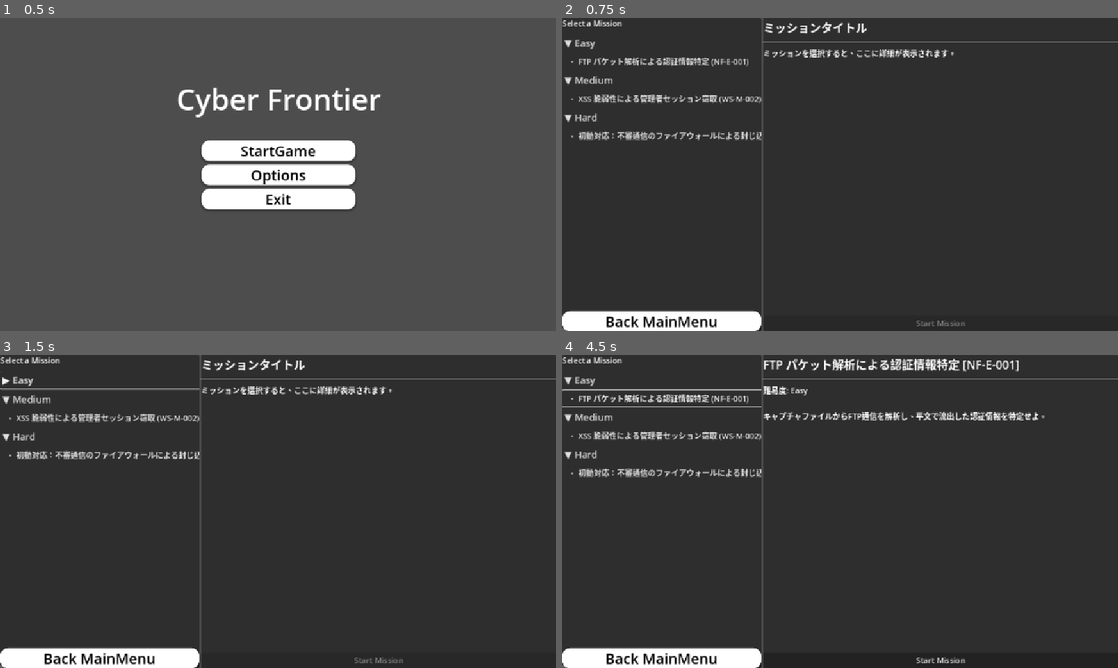
Above: before the commit, frames 1-4 (two rows, left to right).
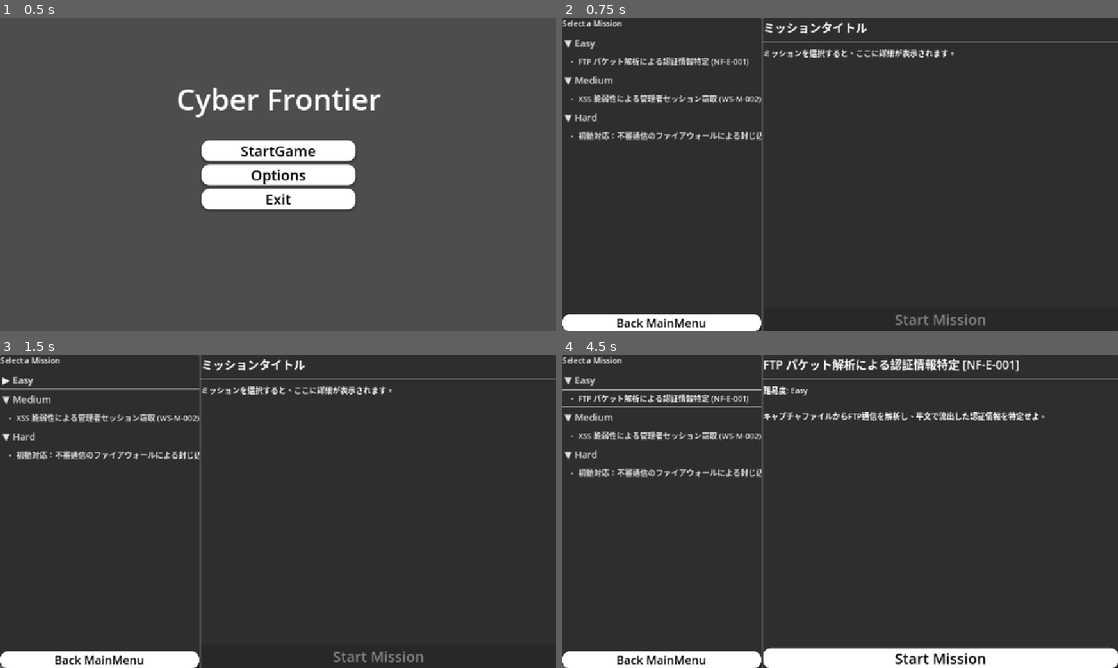
Above: after the commit, the same moments.

Repository: pekokana/cyberfrontier
Game: Godot game, scene res://scenes/main/root_scene.tscn
Two runs of this game, one before a commit and one after it. Both use one fixed random seed, a clock stepped at 60 frames per second and the inputs below.
Inputs:
- Up to frame 1 (0.5 s): no input
- Up to frame 2 (0.75 s): click "StartGame" at 0.5 s
- Up to frame 3 (1.5 s): click "▼ Easy" at 1.25 s
- Up to frame 4 (4.5 s): click "▶ Easy" at 2 s; click "▼ Easy" at 2.75 s; click "▶ Easy" at 3.5 s; click "・ FTP パケット解析による認証情報特定 (NF-E-0…" at 4.25 s

Frame 1 is identical in both runs. In frame 2, 1.2% of the frame differs, in the area x 0-77%, y 93-99%; in frame 3, 1.2%; in frame 4, 5.1%, in the area x 0-100%, y 93-100%.

Commit message:
firstpush

Diff:
--- /dev/null
+++ b/scenes/ui/MissionExecutionUI.tscn
@@ -0,0 +1,52 @@
+[gd_scene load_steps=2 format=3 uid="uid://bh5oa5v4yevnj"]
+
+[ext_resource type="Script" uid="uid://ddkbugpctw2ro" path="res://scripts/windows/MissionExecutionUI.gd" id="1_ka5ts"]
+
+[node name="MissionExecutionUI" type="Control"]
+layout_mode = 3
+anchors_preset = 15
+anchor_right = 1.0
+anchor_bottom = 1.0
+grow_horizontal = 2
+grow_vertical = 2
+script = ExtResource("1_ka5ts")
+
+[node name="VBoxRoot" type="VBoxContainer" parent="."]
+layout_mode = 1
+anchors_preset = 15
+anchor_right = 1.0
+anchor_bottom = 1.0
+grow_horizontal = 2
+grow_vertical = 2
+
+[node name="TopBar" type="HBoxContainer" parent="VBoxRoot"]
+layout_mode = 2
+
+[node name="MissionTitle" type="Label" parent="VBoxRoot/TopBar"]
+layout_mode = 2
+size_flags_horizontal = 3
+
+[node name="TimerLabel" type="Label" parent="VBoxRoot/TopBar"]
+layout_mode = 2
+
+[node name="ExitButton" type="Button" parent="VBoxRoot/TopBar"]
+layout_mode = 2
+size_flags_horizontal = 3
+text = "Back MissionSelect"
+
+[node name="WorkspaceRoot" type="HBoxContainer" parent="VBoxRoot"]
+layout_mode = 2
+
+[node name="ToolLaunchBar" type="VBoxContainer" parent="VBoxRoot/WorkspaceRoot"]
+layout_mode = 2
+
+[node name="WorkspaceSplit" type="HSplitContainer" parent="VBoxRoot/WorkspaceRoot"]
+layout_mode = 2
+
+[node name="MDI_Canvas" type="Control" parent="VBoxRoot/WorkspaceRoot/WorkspaceSplit"]
+layout_mode = 2
+
+[node name="InfoSidebar" type="VBoxContainer" parent="VBoxRoot/WorkspaceRoot/WorkspaceSplit"]
+layout_mode = 2
+
+[connection signal="pressed" from="VBoxRoot/TopBar/ExitButton" to="." method="_on_exit_button_pressed"]
--- a/scenes/ui/MissionSelectUI.tscn
+++ b/scenes/ui/MissionSelectUI.tscn
@@ -25,6 +25,38 @@
 shadow_offset = Vector2(0, 3.31)
 
 [sub_resource type="StyleBoxFlat" id="StyleBoxFlat_j75qj"]
+bg_color = Color(1, 1, 1, 1)
+corner_radius_top_left = 16
+corner_radius_top_right = 16
+corner_radius_bottom_right = 16
+corner_radius_bottom_left = 16
+shadow_color = Color(0, 0, 0, 0.203922)
+shadow_size = 5
+shadow_offset = Vector2(0, 3.31)
+
+[sub_resource type="StyleBoxEmpty" id="StyleBoxEmpty_4vr03"]
+
+[sub_resource type="StyleBoxFlat" id="StyleBoxFlat_p6khi"]
+bg_color = Color(0.501961, 0.501961, 0.501961, 1)
+corner_radius_top_left = 16
+corner_radius_top_right = 16
+corner_radius_bottom_right = 16
+corner_radius_bottom_left = 16
+shadow_color = Color(0, 0, 0, 0.203922)
+shadow_size = 5
+shadow_offset = Vector2(0, 3.31)
+
+[sub_resource type="StyleBoxFlat" id="StyleBoxFlat_6orgr"]
+bg_color = Color(0.501961, 0.501961, 0.501961, 1)
+corner_radius_top_left = 16
+corner_radius_top_right = 16
+corner_radius_bottom_right = 16
+corner_radius_bottom_left = 16
+shadow_color = Color(0, 0, 0, 0.203922)
+shadow_size = 5
+shadow_offset = Vector2(0, 3.31)
+
+[sub_resource type="StyleBoxFlat" id="StyleBoxFlat_edkqb"]
 bg_color = Color(1, 1, 1, 1)
 corner_radius_top_left = 16
 corner_radius_top_right = 16
@@ -80,7 +112,7 @@
 theme_override_colors/font_color = Color(0, 0, 0, 1)
 theme_override_colors/font_focus_color = Color(0, 0, 0, 1)
 theme_override_colors/font_pressed_color = Color(0, 0, 0, 1)
-theme_override_font_sizes/font_size = 30
+theme_override_font_sizes/font_size = 24
 theme_override_styles/focus = SubResource("StyleBoxEmpty_7y5uk")
 theme_override_styles/hover = SubResource("StyleBoxFlat_4vr03")
 theme_override_styles/pressed = SubResource("StyleBoxFlat_npyb8")
@@ -115,6 +147,15 @@
 
 [node name="btnStartMission" type="Button" parent="HBoxContainer/DetailsPanel/VBoxContainer"]
 layout_mode = 2
+theme_override_colors/icon_pressed_color = Color(0, 0, 0, 1)
+theme_override_colors/font_color = Color(0, 0, 0, 1)
+theme_override_colors/font_focus_color = Color(0, 0, 0, 1)
+theme_override_colors/font_pressed_color = Color(0, 0, 0, 1)
+theme_override_font_sizes/font_size = 30
+theme_override_styles/focus = SubResource("StyleBoxEmpty_4vr03")
+theme_override_styles/hover = SubResource("StyleBoxFlat_p6khi")
+theme_override_styles/pressed = SubResource("StyleBoxFlat_6orgr")
+theme_override_styles/normal = SubResource("StyleBoxFlat_edkqb")
 disabled = true
 text = "Start Mission"
 
--- a/scripts/core/root_scene.gd
+++ b/scripts/core/root_scene.gd
@@ -1,4 +1,6 @@
 extends Node2D
+
+@onready var mission_manager = get_node("/root/MissionManager")
 
 # 💡 修正: シーンのpreloadは全て 'const' で大文字表記に統一します
 const MDI_WINDOW_SCENE = preload("res://scenes/windows/mdi_window.tscn")
@@ -7,6 +9,7 @@
 const SIDEBAR_SCENE = preload("res://scenes/ui/Sidebar.tscn")
 const MISSION_SELECT_SCENE = preload("res://scenes/ui/MissionSelectUI.tscn")
 const MAIN_MENU_SCENE = preload("res://scenes/ui/MainMenu.tscn")
+const MISSION_EXECUTION_SCENE = preload("res://scenes/ui/MissionExecutionUI.tscn")
 
 # 開いているウィンドウを管理する辞書（重複防止用）
 var open_windows: Dictionary = {}
@@ -20,6 +23,8 @@
 
 var sidebar_instance: Control = null # <--- Sidebarインスタンスを保持する変数
 var current_ui_instance: Control = null
+
+var current_ui_scene: Control = null
 
 # サイドバーの幅とアニメーション時間をここで定数として定義し、sidebar.gdと同期させる
 const SIDEBAR_WIDTH = Global.SIDEBAR_WIDTH
@@ -123,30 +128,50 @@
 
 # ミッション開始関数
 func start_mission(mission_id: String):
-	# 💡 修正: 画面遷移として、まず現在のUI（MissionSelectUI）とウィンドウをクリア
+	# 1. MissionManagerが有効か確認
+	if not is_instance_valid(mission_manager):
+		printerr("FATAL ERROR: MissionManager is not valid or not in the scene tree.")
+		return
+
+	# 2. MissionManagerからミッションデータを取得
+	# 💡 MissionManager.gdに追加した get_mission_data 関数を使用
+	if not mission_manager.has_method("get_mission_data"):
+		printerr("ERROR: MissionManager is missing 'get_mission_data' method. Transition failed.")
+		return
+
+	var mission_data = mission_manager.get_mission_data(mission_id)
+
+	if mission_data.is_empty():
+		printerr("Error: Mission data not found for ID:", mission_id)
+		return
+
+	# 3. 現在のUIを解放
+	if is_instance_valid(current_ui_scene):
+		current_ui_scene.queue_free()
+
+	# 4. MissionExecutionUIシーンをインスタンス化
+	if MISSION_EXECUTION_SCENE == null:
+		printerr("ERROR: MISSION_EXECUTION_SCENE is null. Check preload path.")
+		return
+
+	# UIとMDIウィンドウを全てクリア
 	_clear_ui_and_windows()
 
-	# 1. MissionManagerからミッションデータを取得
-	# MissionManager.get_mission_data() はMissionManager.gdに実装されているものと仮定
-	var mission_data = MissionManager.get_mission_data(mission_id)
-
-	if mission_data.is_empty():
-		print("Error: Failed to load data for mission: ", mission_id)
-		return
-
-	# 2. MDIウィンドウは _clear_ui_and_windows() で既に閉じられているため不要 (open_windows.clear() も不要)
-
-	# 3. 必要な初期ウィンドウを開く (例: Terminalは必須)
-	open_window("Terminal", TERMINAL_SCENE) # 💡 修正: TERMINAL_SCENEを使用
-
-	# 4. サイドバーとトグルボタンを表示する
-	sidebar_toggle.visible = true # トグルボタンを表示
-	if is_instance_valid(sidebar_instance):
-		sidebar_instance.visible = true # サイドバーを有効化
-	btn_back_mission_select.visible = true
-
-	# 5. UIにミッションタイトルや目標を表示する処理（今後の実装）
-	print("Mission Started: ", mission_data.get("title"))
+	# UI_HolderにMainMenuUIをロード
+	#var main_menu_instance = MAIN_MENU_SCENE.instantiate()
+	var mission_ui = MISSION_EXECUTION_SCENE.instantiate()
+	_set_current_ui(mission_ui)
+
+	## 5. シーンツリーに追加し、current_ui_sceneを更新
+	#add_child(mission_ui)
+	#current_ui_scene = mission_ui
+
+	# 6. MissionExecutionUIをミッションデータで初期化
+	if mission_ui.has_method("initialize_mission"):
+		mission_ui.initialize_mission(mission_id, mission_data)
+	else:
+		printerr("Error: MissionExecutionUI is missing initialize_mission method.")
+
 
 # 💡 ウィンドウを開く汎用関数
 func open_window(window_id: String, content_scene: PackedScene, initial_position: Vector2 = Vector2(50, 50)):
@@ -222,3 +247,29 @@
 	print("Back button pressed: Transitioning to MissionSelectUI")
 
 	navigate_to_mission_select()
+
+# -------------------------------------------------------------
+# 💡 実行画面から戻るための関数 (ExitButton用)
+# -------------------------------------------------------------
+func start_mission_select_mode():
+	# 1. 現在のUI (MissionExecutionUI) を解放
+	if is_instance_valid(current_ui_scene):
+		print("DEBUG: [RootScene] Attempting to free old UI:", current_ui_scene.name)
+		# 💡 current_ui_sceneを解放
+		current_ui_scene.queue_free()
+		# 💡 解放後、参照をクリア
+		current_ui_scene = null
+	else:
+		print("DEBUG: [RootScene] No current_ui_scene to free.")
+
+	# 2. MissionSelectUIシーンをインスタンス化し、表示
+	if MISSION_SELECT_SCENE == null:
+		printerr("ERROR: MISSION_SELECT_SCENE is null. Check preload path.")
+		return
+
+	var select_ui = MISSION_SELECT_SCENE.instantiate()
+	# 💡 修正: RootSceneではなく、ui_holderの子として追加する
+	ui_holder.add_child(select_ui)
+	current_ui_scene = select_ui
+
+	print("Transitioning to MissionSelectUI.")
--- a/scripts/managers/MissionManager.gd
+++ b/scripts/managers/MissionManager.gd
@@ -84,7 +84,10 @@
 
 # IDからミッションデータを取得
 func get_mission_data(mission_id: String) -> Dictionary:
-	return loaded_missions.get(mission_id, {})
+	if loaded_missions.has(mission_id):
+		return loaded_missions[mission_id]
+	return {} # 見つからない場合は空の辞書を返す
+
 
 # 単一のJSONファイルを読み込むヘルパー関数
 func load_mission_json(path: String) -> Dictionary:
--- /dev/null
+++ b/scripts/windows/MissionExecutionUI.gd
@@ -0,0 +1,159 @@
+# MissionExecutionUI.gd
+extends Control
+
+# シングルトンや他のシーンへのパス
+const ROOT_SCENE_PATH = "/root/RootScene"
+
+# 💡 外部シーンファイルへのプリロード
+# これらのシーンは、別途作成する必要があります (MDIのドラッグ/リサイズを担うラッパー)
+const TOOL_WINDOW_SCENE = preload("res://scenes/windows/mdi_window.tscn")
+
+# 💡 起動可能なツールの一覧を定義
+# (キー:ボタンに表示する名前, 値:ツールの実体シーンパス)
+const AVAILABLE_TOOLS = {
+	"Terminal": "res://scenes/windows/terminal_ui.tscn",
+	"NetworkMap": "res://scenes/windows/NetworkMapUI.tscn",
+	# 必要に応じてツールを追加
+}
+const ICON_SIZE = 32 # 💡 ツールバーに配置するアイコンの推奨サイズ (32x32)
+
+# ==============================================================================
+# UIノードの参照 (@onready)
+# 提案したノード構造に基づくパスを設定
+# ==============================================================================
+
+@onready var mission_title_label = $VBoxRoot/TopBar/MissionTitle
+@onready var timer_label = $VBoxRoot/TopBar/TimerLabel
+@onready var exit_button = $VBoxRoot/TopBar/ExitButton
+#@onready var objective_text = $VBoxRoot/WorkspaceRoot/WorkspaceSplit/InfoSidebar/ObjectivePanel/ScrollContainer/ObjectiveText
+
+# MDI制御に必要な主要ノード
+@onready var tool_launch_bar = $VBoxRoot/WorkspaceRoot/ToolLaunchBar
+@onready var mdi_canvas = $VBoxRoot/WorkspaceRoot/WorkspaceSplit/MDI_Canvas
+
+
+# ミッションデータを受け取る変数
+var current_mission_id: String = ""
+var mission_data: Dictionary = {}
+
+# ==============================================================================
+# 外部からの初期化
+# ==============================================================================
+
+# この関数は、RootSceneからシーンが切り替わったときに外部から呼び出されます
+func initialize_mission(id: String, data: Dictionary):
+	if data.is_empty():
+		printerr("FATAL: Mission data is empty for ID: ", id)
+		return
+
+	current_mission_id = id
+	mission_data = data
+
+	print("Exec initialize_mission." + " / mission-id:" + str(current_mission_id) )
+	setup_ui()
+	populate_tool_launch_bar()
+
+	# 💡 ミッション開始時のロジック（タイマー開始、仮想環境起動など）をここに追加
+	# 💡 _ready()の最後にツリー全体を出力
+	print("====================================")
+	print("Current Scene Tree Structure:")
+	print("====================================")
+	# シーンツリーのルートから処理を開始
+	Global.print_node_tree(get_tree().get_root())
+	print("====================================")
+
+
+
+# ==============================================================================
+# UIセットアップ
+# ==============================================================================
+
+func setup_ui():
+	set_anchors_preset(Control.PRESET_FULL_RECT)
+
+	# 1. トップバーの更新
+	var title = mission_data.get("title", "Unknown Mission")
+	var difficulty = mission_data.get("difficulty", "N/A")
+	mission_title_label.text = "%s - [%s]" % [title, difficulty]
+	timer_label.text = "00:00:00" # 初期タイマー表示
+
+	# 2. サイドバー（目標）の更新
+	var description = mission_data.get("description", "目標が定義されていません。")
+	var objective_full_text = "[b]目標:[/b]\n%s" % description
+	#objective_text.text = objective_full_text
+
+	# 3. 終了ボタンの接続
+	if is_instance_valid(exit_button):
+		# 古い接続を切断してから新しい接続を追加
+		if exit_button.pressed.is_connected(Callable(self, "_on_exit_button_pressed")):
+			exit_button.pressed.disconnect(Callable(self, "_on_exit_button_pressed"))
+		exit_button.pressed.connect(_on_exit_button_pressed)
+
+
+# ツール起動ドックにボタンを動的に配置
+func populate_tool_launch_bar():
+	# 既存の子ノードをクリア
+	for child in tool_launch_bar.get_children():
+		child.queue_free()
+
+	for tool_name in AVAILABLE_TOOLS.keys():
+		var button = Button.new()
+
+		# 💡 ここでアイコンを設定する場合
+		# var icon_texture = load("res://assets/icons/" + tool_name + "_32x32.png")
+		# if icon_texture:
+		# 	button.icon = icon_texture
+
+		button.text = tool_name # アイコンがない場合はテキストを表示
+		button.add_theme_font_size_override("font_size", 10) # 32x32アイコンの場合テキストは小さめ
+		button.size_flags_vertical = Control.SIZE_SHRINK_BEGIN
+		button.custom_minimum_size = Vector2(ICON_SIZE, ICON_SIZE) # 最小サイズをアイコンサイズに設定
+
+		# ボタンが押されたらツールウィンドウを生成する関数を接続
+		var tool_path = AVAILABLE_TOOLS[tool_name]
+		button.pressed.connect(Callable(self, "_on_tool_launch_button_pressed").bind(tool_name, tool_path))
+
+		tool_launch_bar.add_child(button)
+
+
+# ==============================================================================
+# イベント処理
+# ==============================================================================
+
+# ツール起動ボタンが押されたときの処理
+func _on_tool_launch_button_pressed(tool_name: String, tool_scene_path: String):
+	# 1. ツール本体のシーンをロード
+	var tool_component_scene = load(tool_scene_path)
+	if tool_component_scene == null:
+		printerr("Error: Tool scene not found for: ", tool_name)
+		return
+
+	# 2. MDIラッパーウィンドウをインスタンス化
+	var mdi_window = TOOL_WINDOW_SCENE.instantiate()
+
+	# 3. MDIWindowの initialize 関数を呼び出し、タイトルとコンテンツシーンを設定
+	#    この関数内でコンテンツのインスタンス化とContentContainerへの配置が行われます
+	if mdi_window.has_method("initialize"):
+		mdi_window.initialize(tool_name, tool_component_scene)
+
+	# 4. Windowノードをシーンツリーのルート（最上位）に追加
+	get_tree().get_root().add_child(mdi_window)
+
+	# 5. 初期位置を少しずらして表示 (Windowノードは画面全体に対する相対位置となる)
+	mdi_window.position = Vector2(randf_range(50, 200), randf_range(50, 200))
+
+	print("Launched MDI tool: ", tool_name)
+
+
+# 終了ボタンが押されたときの処理
+func _on_exit_button_pressed():
+	print("Mission Aborted: Returning to Mission Select.")
+
+	# ⚠️ ミッション中止時のリソースクリーンアップ処理をここに追加 (仮想環境停止など)
+
+	var root_scene = get_node(ROOT_SCENE_PATH)
+	if is_instance_valid(root_scene) and root_scene.has_method("start_mission_select_mode"):
+		# RootSceneに、MissionSelectUIに戻るための関数が必要です
+		root_scene.start_mission_select_mode()
+	else:
+		printerr("ERROR: Cannot transition back. Check RootScene for 'start_mission_select_mode'.")
--- a/scripts/windows/MissionSelectUI.gd
+++ b/scripts/windows/MissionSelectUI.gd
@@ -74,6 +74,15 @@
 	# GridContainerの列数を1に設定し、VBoxContainerのように動作させる
 	mission_list_grid.columns = 1
 	#mission_list_grid.set_column_expand(0, true)
+
+	# 💡 _ready()の最後にツリー全体を出力
+	print("====================================")
+	print("Current Scene Tree Structure:")
+	print("====================================")
+	# シーンツリーのルートから処理を開始
+	Global.print_node_tree(get_tree().get_root())
+	print("====================================")
+
 
 
 # 💡 難易度ヘッダーと折りたたみコンテナを生成する新しい関数
Not shown: 1 places in scenes/ui/MissionSelectUI.tscn that only renumber resources
